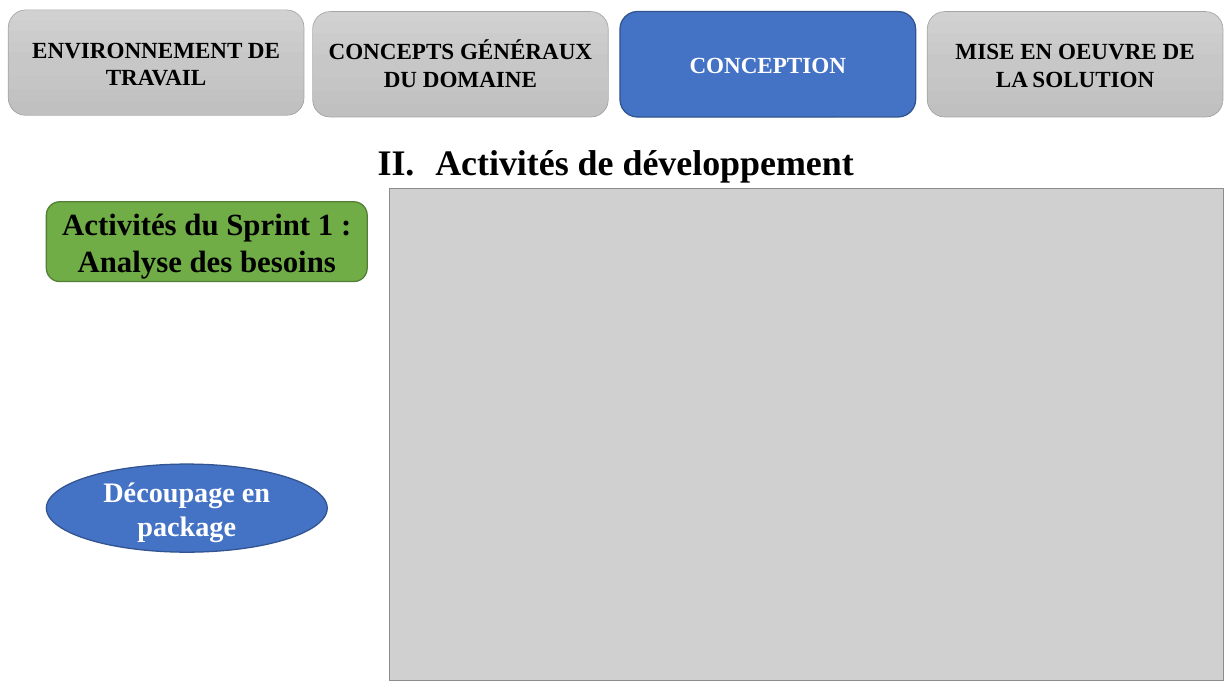
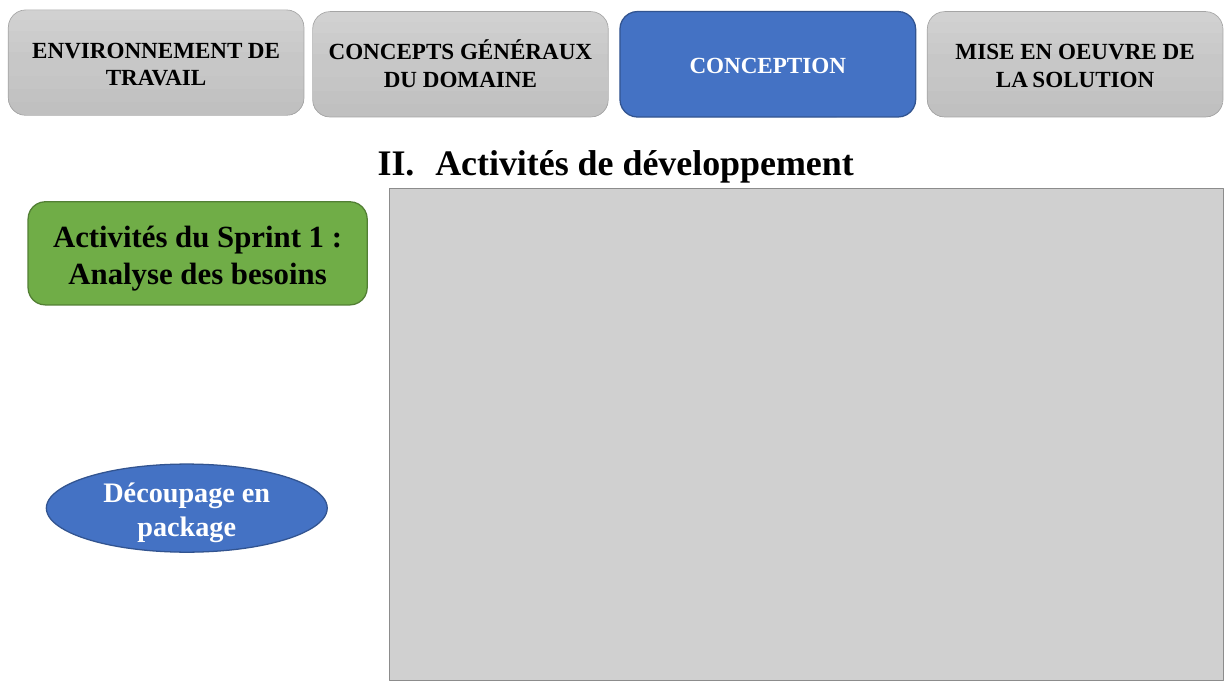
Before and after one commit to melaken/distdocs, a slide deck: slide 16 of Documents/theme/diapo.pptx. Drawn at 1232x693 pixels with LibreOffice and Linux fonts; fonts in the diff are those of the drawing; grey boxes stand for pictures. Boxes give left, top, right and bottom in pixels: in the first picture for what was removed or moved away, otherwise in the second. Text is boxed around its words. In the diff, an @@ line names an element or a change of style, - is before the commit and + after.

```diff
--- a/Documents/theme/diapo.pptx
+++ b/Documents/theme/diapo.pptx
@@ rounded rectangle "Activités du Sprint 1 :": place and size @@
-rounded rectangle "Activités du Sprint 1 :" at bbox=[46, 201, 367, 281]
+rounded rectangle "Activités du Sprint 1 :" at bbox=[28, 201, 367, 305]
```
Also in this commit, not shown: 13 other slides changed, 2 other files.
